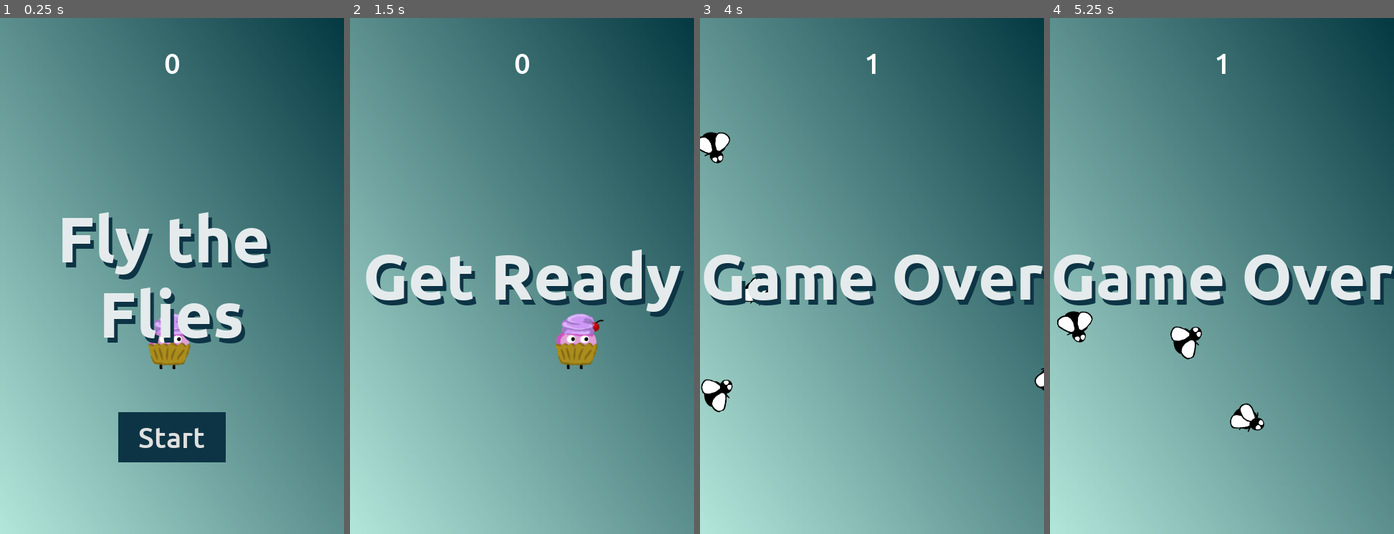
Above: before the commit, frames 1-4 (left to right).
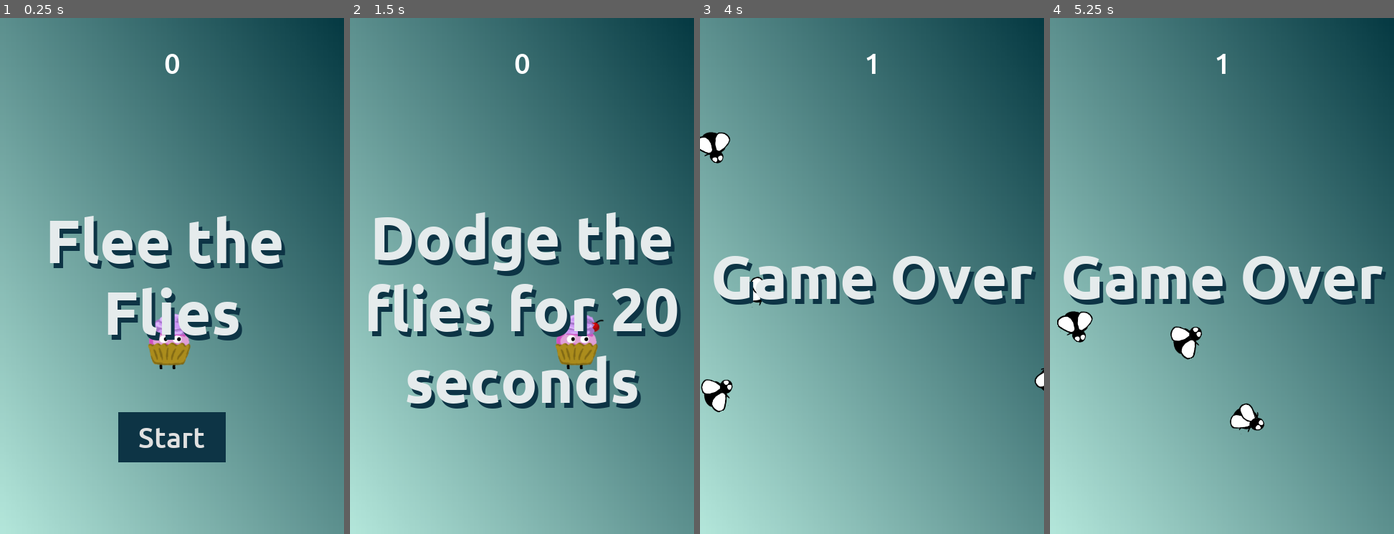
Above: after the commit, the same moments.

Repository: pomipomie/FleetheFlies
Game: Godot game, scene res://Main.tscn
Same seed, same stepped clock (60 frames per second), same inputs: the game is played once before the commit and once after it.
Inputs:
- Up to frame 1 (0.25 s): no input
- Up to frame 2 (1.5 s): click "Start" at 0.5 s; tap Enter at 1.25 s; hold Right (move_right) from 1.28 s (still down)
- Up to frame 3 (4 s): release Right (move_right) at 2.03 s; hold Down (move_down) 2.03-2.78 s; hold Right (move_right) 2.78-3.53 s; hold Up (move_up) from 3.53 s (still down)
- Up to frame 4 (5.25 s): release Up (move_up) at 4.28 s; hold Left (move_left) from 4.28 s (still down)

The runs differ from the first frame. In frame 1, 5.6% of the frame differs, in the area x 14-83%, y 37-64%; in frame 2, 17%, in the area x 4-98%, y 37-76%; in frame 3, 3.8%; in frame 4, 3.9%.

Commit message:
small fix

Diff:
--- a/HUD.gd
+++ b/HUD.gd
@@ -12,7 +12,7 @@
 	# Wait until the MessageTimer has counted down.
 	yield($MessageTimer, "timeout")
 
-	$MessageLabel.text = "Fly the\nFlies!"
+	$MessageLabel.text = "Flee the\nFlies!"
 	$MessageLabel.show()
 	# Make a one-shot timer and wait for it to finish.
 	yield(get_tree().create_timer(1), "timeout")
@@ -23,7 +23,7 @@
 	# Wait until the MessageTimer has counted down.
 	yield($MessageTimer, "timeout")
 
-	$MessageLabel.text = "Fly the\nFlies!"
+	$MessageLabel.text = "Flee the\nFlies!"
 	$MessageLabel.show()
 	# Make a one-shot timer and wait for it to finish.
 	yield(get_tree().create_timer(1), "timeout")
--- a/HUD.tscn
+++ b/HUD.tscn
@@ -9,7 +9,7 @@
 font_data = ExtResource( 1 )
 
 [sub_resource type="DynamicFont" id=8]
-size = 90
+size = 85
 font_data = ExtResource( 3 )
 
 [sub_resource type="StyleBoxFlat" id=6]
@@ -51,10 +51,11 @@
 custom_constants/shadow_offset_x = 5
 custom_constants/shadow_offset_y = 7
 custom_fonts/font = SubResource( 8 )
-text = "Fly the
+text = "Flee the
 Flies"
 align = 1
 valign = 1
+autowrap = true
 
 [node name="StartButton" type="Button" parent="."]
 anchor_left = 0.5
--- a/Main.gd
+++ b/Main.gd
@@ -22,7 +22,7 @@
 	get_tree().call_group("mobs", "queue_free")
 	$StartTimer.start()
 	$HUD.update_score(score)
-	$HUD.show_message("Get Ready")
+	$HUD.show_message("Dodge the flies for 20 seconds")
 
 func _on_FlyTimer_timeout():
 	# Create a new instance of the fly scene.
--- a/project.godot
+++ b/project.godot
@@ -10,7 +10,7 @@
 
 [application]
 
-config/name="FlyTheFlies"
+config/name="FleeTheFlies"
 run/main_scene="res://Main.tscn"
 config/icon="res://icon.png"
 
